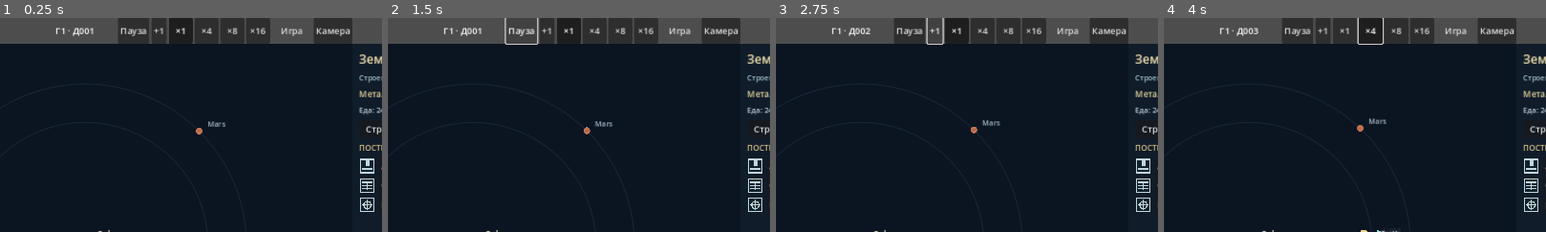
Above: before the commit, frames 1-4 (left to right).
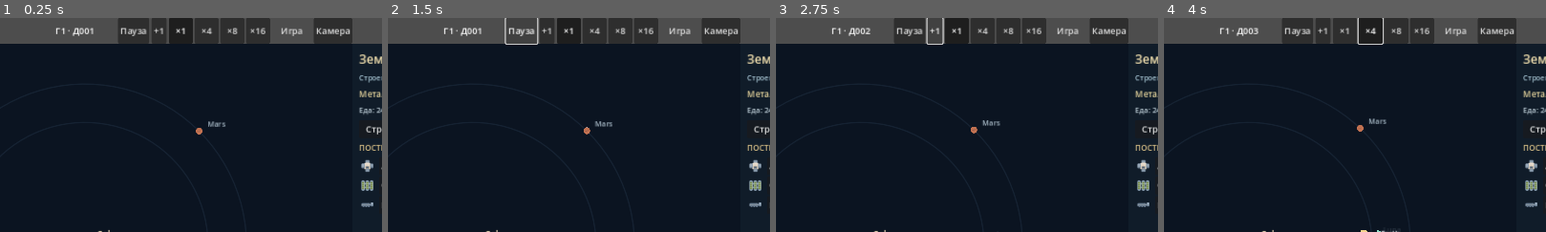
Above: after the commit, the same moments.

Repository: Mefits/Living-Sector
Game: Godot game, scene res://scenes/main.tscn
Two runs of this game, one before a commit and one after it. Both use one fixed random seed, a clock stepped at 60 frames per second and the inputs below.
Inputs:
- Up to frame 1 (0.25 s): no input
- Up to frame 2 (1.5 s): click "Пауза" at 0.5 s; click "Продолжить" at 1.25 s
- Up to frame 3 (2.75 s): click "+1" at 2 s
- Up to frame 4 (4 s): click "×1" at 2.75 s; click "×4" at 3.5 s
The pictures show only the part of the screen within x 24-74%, y 0-50%; the shares and areas given below are measured in that part.

The runs differ from the first frame. In frame 1, 0.6% of the frame differs, in the area x 94-98%, y 65-91%; in frame 2, 0.6%; in frame 3, 0.6%; in frame 4, 0.6%.

Commit message:
feat(sol_lab): render supplied building PNGs on globe and lists with vector fallback

Diff:
--- a/sol_lab/scripts/view/colony_building_glyph.gd
+++ b/sol_lab/scripts/view/colony_building_glyph.gd
@@ -1,6 +1,7 @@
 extends Control
-## One lightweight vector glyph renderer for the globe, built list and catalog.
-## No textures, imported fonts or external assets.
+## Same authored building sprite on globe, catalog and completed-building list.
+## Vector symbols remain a fallback for three missing source sprites.
+const Icons = preload("res://scripts/view/sol_icon_atlas.gd")
 var kind: String = "administrative_center"
 var tint: Color = Color("#b6d8de")
 
@@ -14,6 +15,8 @@
 static func paint(canvas: CanvasItem, name: String, center: Vector2,
         radius: float, color: Color) -> void:
  var r: float = maxf(3.0, radius)
+ if Icons.paint(canvas, name, center, r * 2.0, color.a):
+  return
  var x: float = center.x
  var y: float = center.y
  var stroke: float = maxf(1.3, r * 0.17)
